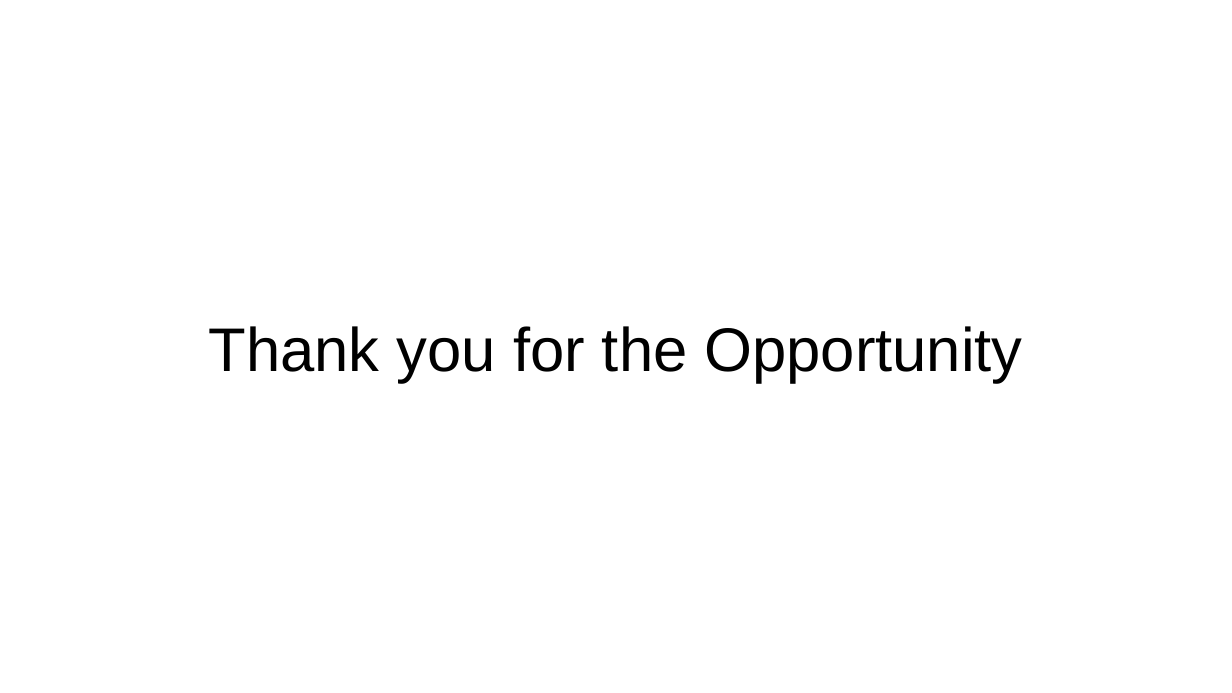
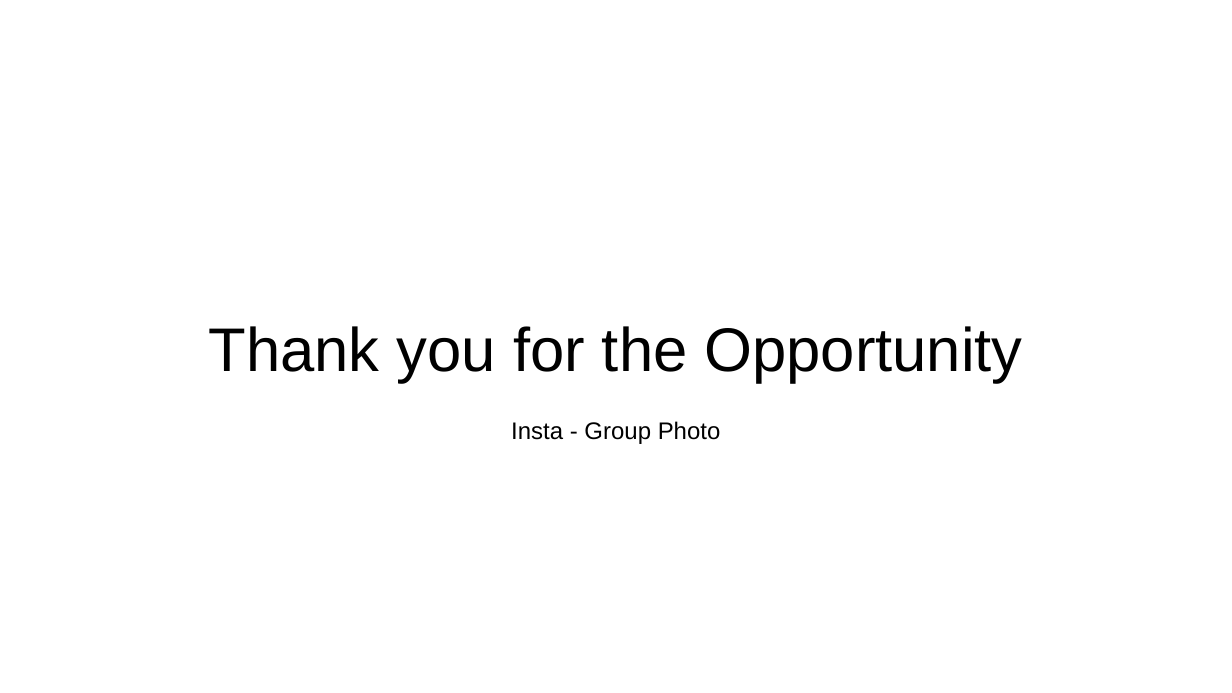
Before and after one commit to DanielRazavi/DanielRazavi.github.io, a slide deck: slide 23 of files/Tutorial-10/CSC236 Tutorial Slides.pptx. Drawn at 1232x693 pixels with LibreOffice and Linux fonts; fonts in the diff are those of the drawing. Boxes give left, top, right and bottom in pixels: in the first picture for what was removed or moved away, otherwise in the second. Text is boxed around its words. In the diff, an @@ line names an element or a change of style, - is before the commit and + after.

```diff
--- a/files/Tutorial-10/CSC236 Tutorial Slides.pptx
+++ b/files/Tutorial-10/CSC236 Tutorial Slides.pptx
@@ text added at (511, 421, 721, 444), 14 pt, text #000000 @@
+Insta - Group Photo
```
Also in this commit, not shown: 1 other slide changed, 1 slide removed, 3 other files.
